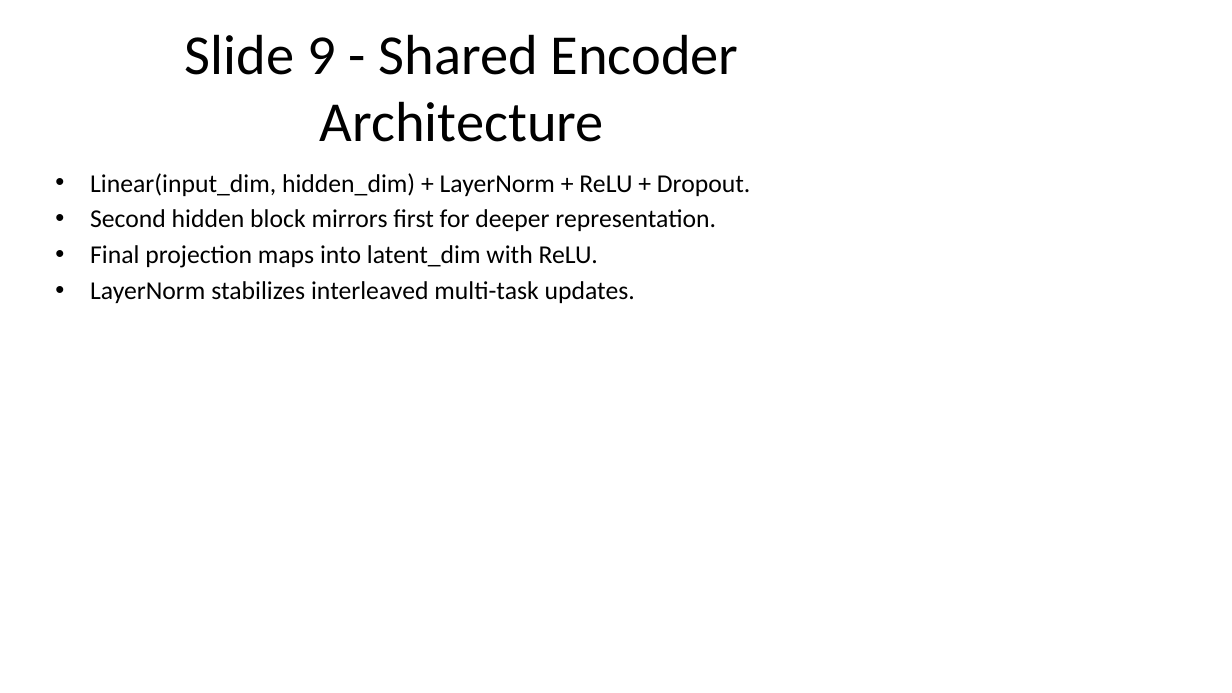
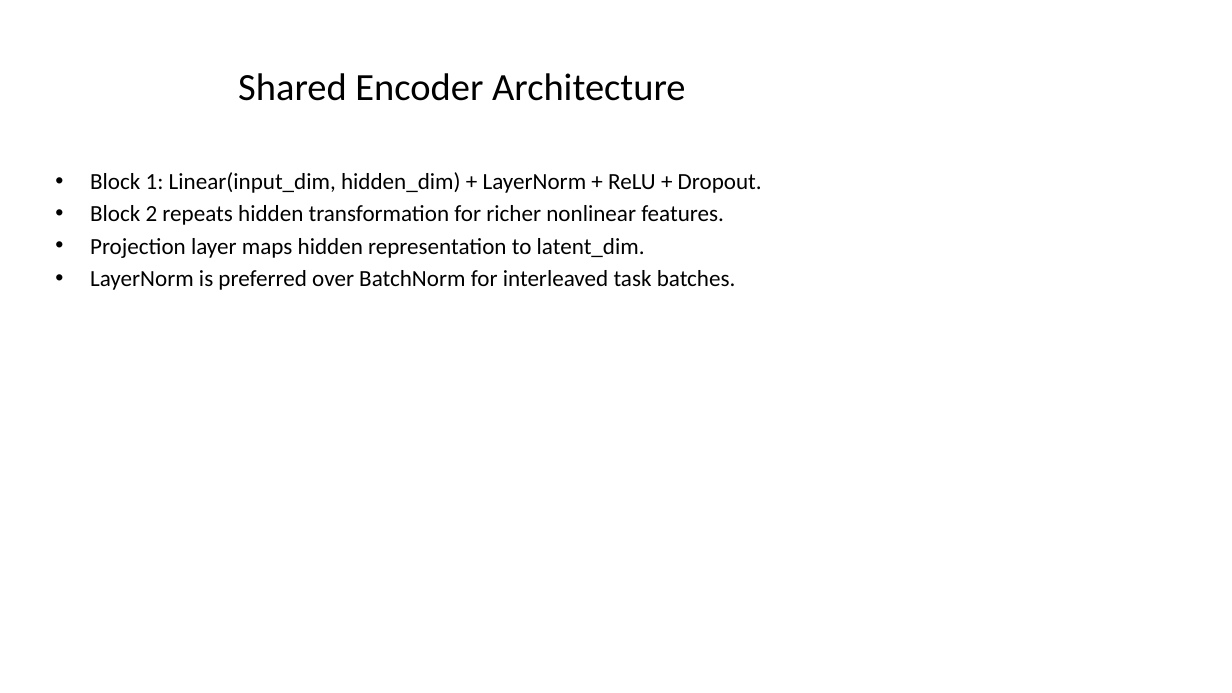
Before and after one commit to Sushree2179/Neural_PK-PD_Modeling_with_ODE, a slide deck: slide 9 of Slides/Phase3B_18Slide_Deck.pptx. Drawn at 1232x693 pixels with LibreOffice and Linux fonts; fonts in the diff are those of the drawing. Boxes give left, top, right and bottom in pixels: in the first picture for what was removed or moved away, otherwise in the second. Text is boxed around its words. In the diff, an @@ line names an element or a change of style, - is before the commit and + after.

```diff
--- a/Slides/Phase3B_18Slide_Deck.pptx
+++ b/Slides/Phase3B_18Slide_Deck.pptx
@@ title at (238,73,685,101): text changed; size 44 to 30 pt @@
-Slide 9 - Shared Encoder Architecture
+Shared Encoder Architecture
@@ text at (90,172,762,290): text changed; size 20 to 18 pt @@
-• Linear(input_dim, hidden_dim) + LayerNorm + ReLU + Dropout.
-• Second hidden block mirrors first for deeper representation.
-• Final projection maps into latent_dim with ReLU.
-• LayerNorm stabilizes interleaved multi-task updates.
+• Block 1: Linear(input_dim, hidden_dim) + LayerNorm + ReLU + Dropout.
+• Block 2 repeats hidden transformation for richer nonlinear features.
+• Projection layer maps hidden representation to latent_dim.
+• LayerNorm is preferred over BatchNorm for interleaved task batches.
```
Also in this commit, not shown: 17 other slides changed, 5 slides added, 3 other files.
